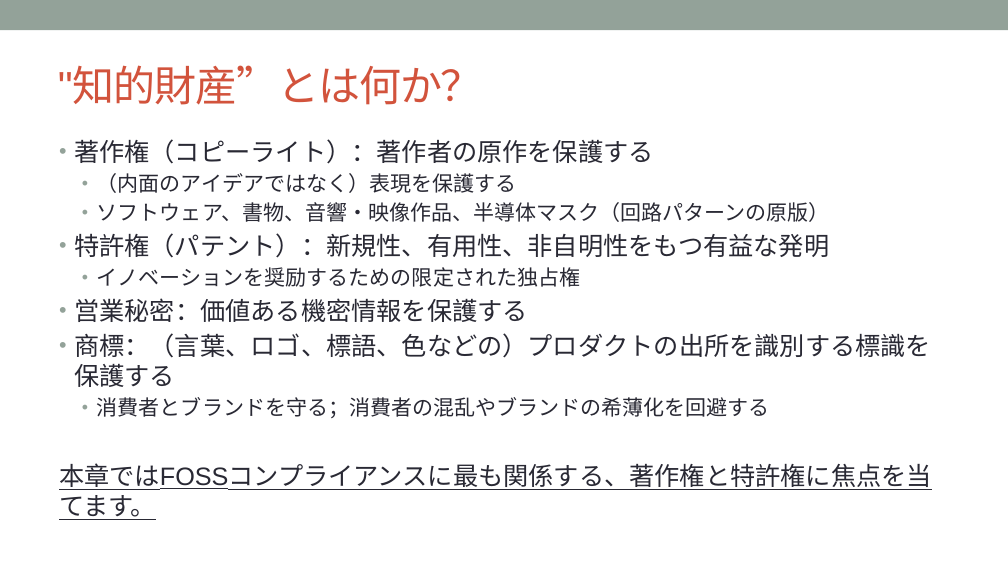
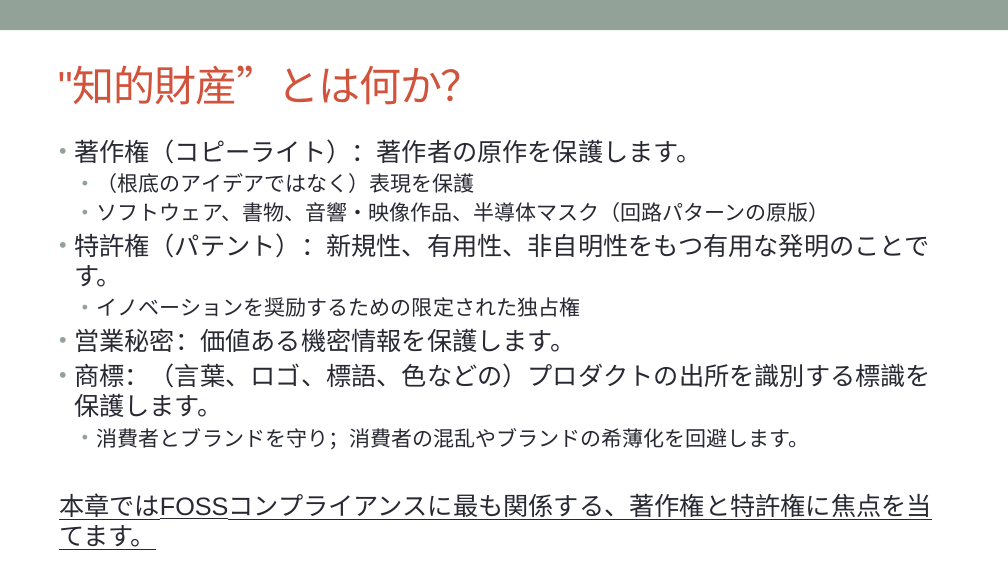
Before and after one commit to OpenChain-Project/Curriculum-Translation-JP, a slide deck: slide 5 of target/openchain-curriculum-release-2.pptx. Drawn at 1008x567 pixels with LibreOffice and Linux fonts; fonts in the diff are those of the drawing; background and template pictures are left out. Boxes give left, top, right and bottom in pixels: in the first picture for what was removed or moved away, otherwise in the second. Text is boxed around its words. In the diff, an @@ line names an element or a change of style, - is before the commit and + after.

```diff
--- a/target/openchain-curriculum-release-2.pptx
+++ b/target/openchain-curriculum-release-2.pptx
@@ text at (x1=74, y1=139, x2=702, y2=193): text changed @@
-• 著作権（コピーライト）：著作者の原作を保護する
-  • （内面のアイデアではなく）表現を保護する
+• 著作権（コピーライト）：著作者の原作を保護します。
+  • （根底のアイデアではなく）表現を保護
@@ text at (x1=74, y1=233, x2=929, y2=287): text changed @@
-• 特許権（パテント）：新規性、有用性、非自明性をもつ有益な発明
+• 特許権（パテント）：新規性、有用性、非自明性をもつ有用な発明のことです。
@@ text at (x1=74, y1=328, x2=931, y2=449): text changed @@
-• 営業秘密：価値ある機密情報を保護する
-• 商標：（言葉、ロゴ、標語、色などの）プロダクトの出所を識別する標識を保護する
-  • 消費者とブランドを守る；消費者の混乱やブランドの希薄化を回避する
+• 営業秘密：価値ある機密情報を保護します。
+• 商標：（言葉、ロゴ、標語、色などの）プロダクトの出所を識別する標識を保護します。
+  • 消費者とブランドを守り；消費者の混乱やブランドの希薄化を回避します。
```
Also in this commit, not shown: 38 other slides changed, 6 other files.
